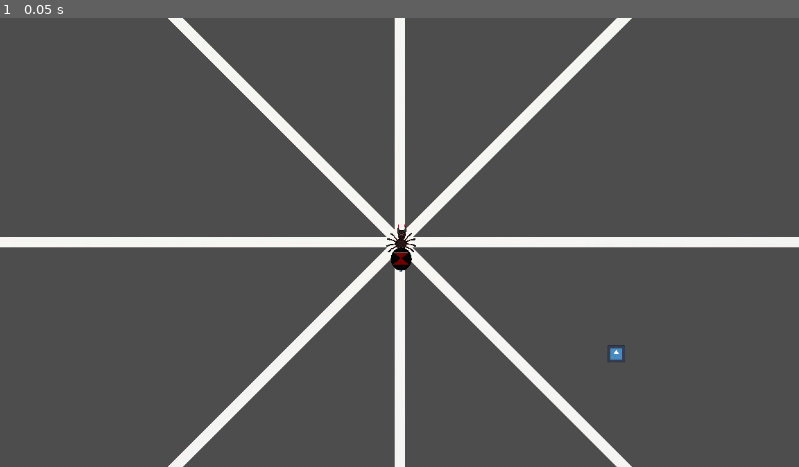
Above: before the commit, frame 1.
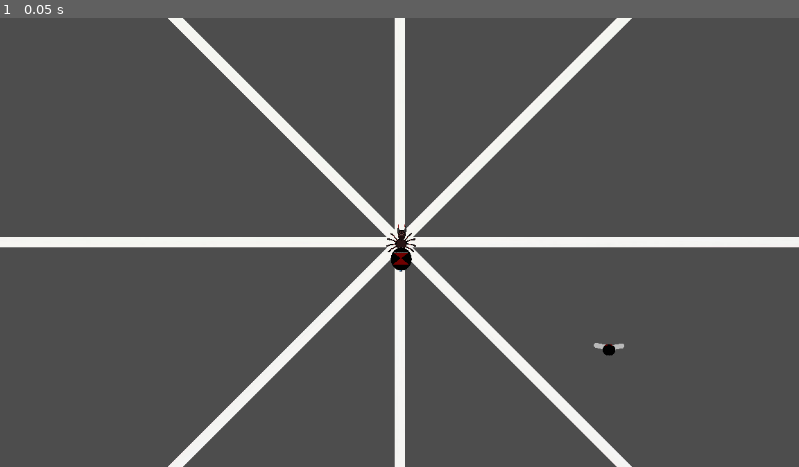
Above: after the commit, the same moment.

Repository: Chickenhatter/web-spider
Game: Godot game, scene res://scenes/main.tscn
The game is run twice, just before and just after one commit, with the same random seed, the same clock (stepped at 60 frames per second) and the same inputs. The project has no main scene, so this scene is started directly. The engine's default icon, where the game draws it, is replaced by a stand-in: a white triangle on a blue panel in a dark square.
Inputs:
- Up to frame 1 (0.05 s): no input

The runs differ from the first frame. In frame 1, 0.1% of the frame differs, in the area x 74-79%, y 72-77%.

Commit message:
6h44m adding sprites and trying to fix bug

Diff:
--- a/code/fly_around.gd
+++ b/code/fly_around.gd
@@ -14,8 +14,8 @@
 	pass
 
 func spider_place():
-	xplace = randf_range(0,5760)
-	yplace = randf_range(0,3240)
+	xplace = randf_range(100,5660)
+	yplace = randf_range(100,3140)
 	$place.position.x = xplace
 	$place.position.y = yplace
 	bug_fly_up = true
@@ -25,7 +25,7 @@
 		websummon()
 		$place.position.y = 100
 		$place.position.x = -100
-	await get_tree().create_timer(5.0).timeout
+	await get_tree().create_timer(100.0).timeout
 	$place.position.y = 100
 	$place.position.x = -100
 	await get_tree().create_timer(20.0).timeout
--- a/code/flyuntrap.gd
+++ b/code/flyuntrap.gd
@@ -20,4 +20,3 @@
 	flyweb.global_rotation = $"../Flyparent/CharacterBody2D".global_rotation
 	var webbedflyparent = $"../webbedflyparent"
 	webbedflyparent.add_child(flyweb)
-	$"."
--- a/scenes/fly.tscn
+++ b/scenes/fly.tscn
@@ -1,11 +1,23 @@
 [gd_scene format=3 uid="uid://vkiulncfvq2"]
 
-[ext_resource type="Texture2D" uid="uid://4q335xxs2p" path="res://icon.svg" id="1_djddo"]
 [ext_resource type="Script" uid="uid://yclk62p4ttpd" path="res://code/flyuntrap.gd" id="1_xr3pu"]
+[ext_resource type="Texture2D" uid="uid://b7qywi3nw43du" path="res://assets/fly/flystuck-modified.png" id="2_xr3pu"]
 
 [sub_resource type="RectangleShape2D" id="RectangleShape2D_tvkj1"]
 
+[sub_resource type="SpriteFrames" id="SpriteFrames_djddo"]
+animations = [{
+"frames": [{
+"duration": 1.0,
+"texture": ExtResource("2_xr3pu")
+}],
+"loop": true,
+"name": &"default",
+"speed": 2.0
+}]
+
 [node name="CharacterBody2D" type="CharacterBody2D" unique_id=373320830]
+scale = Vector2(3, 3)
 collision_layer = 0
 collision_mask = 0
 script = ExtResource("1_xr3pu")
@@ -18,9 +30,9 @@
 [node name="CollisionShape2D" type="CollisionShape2D" parent="." unique_id=1380534401]
 shape = SubResource("RectangleShape2D_tvkj1")
 
-[node name="Icon" type="Sprite2D" parent="." unique_id=2046568623]
-position = Vector2(1.4007092e-06, 0)
-scale = Vector2(0.15625001, 0.15624999)
-texture = ExtResource("1_djddo")
+[node name="AnimatedSprite2D" type="AnimatedSprite2D" parent="." unique_id=2060302853]
+position = Vector2(6, 48)
+scale = Vector2(0.2, 0.2)
+sprite_frames = SubResource("SpriteFrames_djddo")
 
 [connection signal="body_entered" from="flyuntrap" to="." method="_on_flyuntrap_body_entered"]
--- a/scenes/main.tscn
+++ b/scenes/main.tscn
@@ -16,6 +16,8 @@
 [ext_resource type="Texture2D" uid="uid://bh8yb4n7xn57s" path="res://assets/spider/head-modified.png" id="10_muem4"]
 [ext_resource type="Texture2D" uid="uid://bu1swq8vr4mop" path="res://assets/spider/toplg-modified.png" id="11_jkv2x"]
 [ext_resource type="Script" uid="uid://dk1uokl7jmg27" path="res://code/fly_around.gd" id="11_ya4ey"]
+[ext_resource type="Texture2D" uid="uid://cb6hld14wel1i" path="res://assets/fly/flyup-modified.png" id="17_dp3eg"]
+[ext_resource type="Texture2D" uid="uid://04dxnl5wbeak" path="res://assets/fly/flydown-modified.png" id="18_0ld40"]
 
 [sub_resource type="CircleShape2D" id="CircleShape2D_tefeu"]
 
@@ -24,6 +26,20 @@
 
 [sub_resource type="CircleShape2D" id="CircleShape2D_ya4ey"]
 radius = 111.085556
+
+[sub_resource type="SpriteFrames" id="SpriteFrames_gqmmt"]
+animations = [{
+"frames": [{
+"duration": 1.0,
+"texture": ExtResource("17_dp3eg")
+}, {
+"duration": 1.0,
+"texture": ExtResource("18_0ld40")
+}],
+"loop": true,
+"name": &"default",
+"speed": 2.0
+}]
 
 [node name="Node2D" type="Node2D" unique_id=818152458]
 
@@ -367,9 +383,10 @@
 [node name="CollisionShape2D" type="CollisionShape2D" parent="Node2D/Fly around/place/flybug" unique_id=765036180]
 shape = SubResource("CircleShape2D_ya4ey")
 
-[node name="Icon" type="Sprite2D" parent="Node2D/Fly around/place" unique_id=1565406443]
-position = Vector2(-2, -8)
-texture = ExtResource("2_jyhfs")
+[node name="AnimatedSprite2D" type="AnimatedSprite2D" parent="Node2D/Fly around/place" unique_id=148125589]
+position = Vector2(24, 274)
+scale = Vector2(1, 1.0805)
+sprite_frames = SubResource("SpriteFrames_gqmmt")
 
 [node name="fly" type="Node2D" parent="Node2D/Fly around" unique_id=327989433]
 
--- a/scenes/webbed fly.tscn
+++ b/scenes/webbed fly.tscn
@@ -1,8 +1,11 @@
 [gd_scene format=3 uid="uid://dvwf042jphidy"]
+
+[ext_resource type="Texture2D" uid="uid://cris1r4doglvi" path="res://assets/fly/silked-modified.png" id="1_50ofq"]
 
 [sub_resource type="RectangleShape2D" id="RectangleShape2D_oujft"]
 
 [node name="CharacterBody2D" type="CharacterBody2D" unique_id=1860705546]
+scale = Vector2(3, 3)
 
 [node name="Area2D" type="Area2D" parent="." unique_id=246801508]
 
@@ -11,3 +14,8 @@
 
 [node name="CollisionShape2D" type="CollisionShape2D" parent="." unique_id=1525648664]
 shape = SubResource("RectangleShape2D_oujft")
+
+[node name="Sprite2D" type="Sprite2D" parent="." unique_id=786032168]
+position = Vector2(-2.9999998, -6.9999995)
+scale = Vector2(0.05, 0.05)
+texture = ExtResource("1_50ofq")
Binary file added: assets/fly/flydown-modified.png
Not shown, added: assets/fly/flydown-modified.png.import
Binary file added: assets/fly/flystuck-modified.png
Not shown, added: assets/fly/flystuck-modified.png.import
Binary file added: assets/fly/flyup-modified.png
Not shown, added: assets/fly/flyup-modified.png.import
Binary file added: assets/fly/silked-modified.png
Not shown, added: assets/fly/silked-modified.png.import
